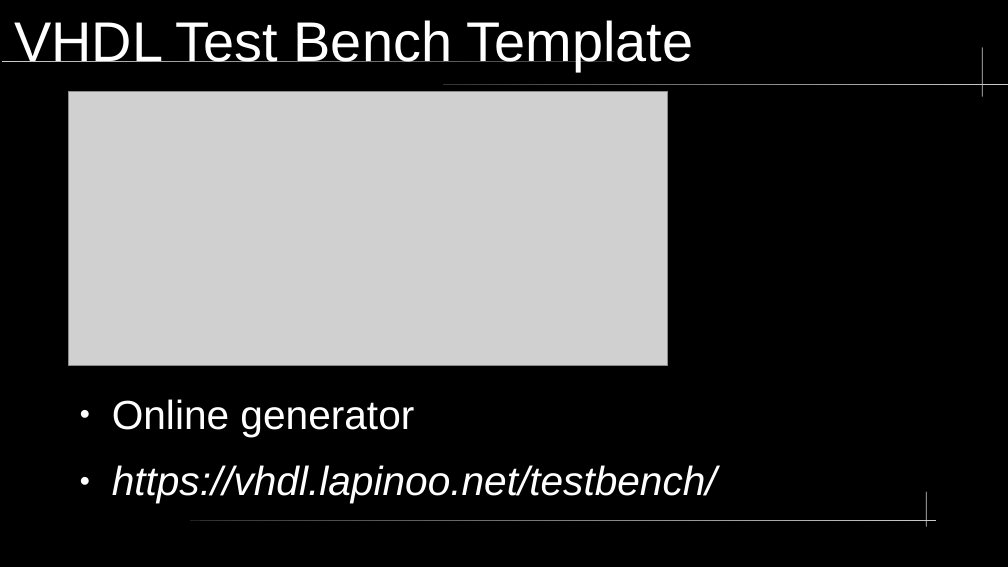
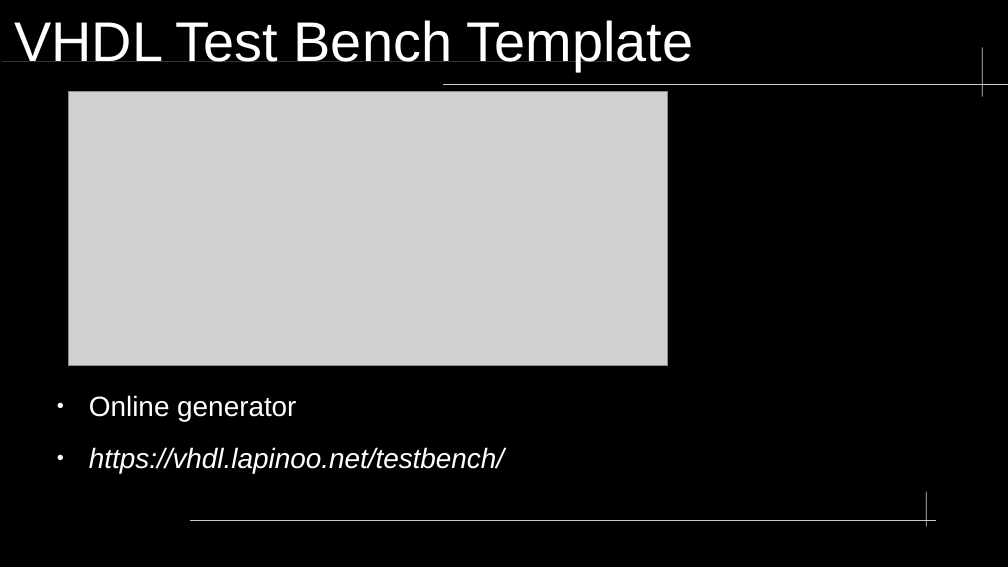
Before and after one commit to neiderm/retro_comp_fpga, a slide deck: slide 7 of docs/soc_t80_vga_tb.odp (slide 3 before the commit). Drawn at 1008x567 pixels with LibreOffice and Linux fonts; fonts in the diff are those of the drawing; grey boxes stand for pictures; background and template pictures are left out. Boxes give left, top, right and bottom in pixels: in the first picture for what was removed or moved away, otherwise in the second. Text is boxed around its words. In the diff, an @@ line names an element or a change of style, - is before the commit and + after.

```diff
--- a/docs/soc_t80_vga_tb.odp
+++ b/docs/soc_t80_vga_tb.odp
@@ text "Online generator": place and size @@
-text "Online generator" at bbox=[112, 399, 717, 503]
+text "Online generator" at bbox=[89, 395, 504, 473]
@@ text "Online generator" at bbox=[89, 395, 504, 473]: size 32 to 22 pt @@
```
Also in this commit, not shown: 3 other slides changed, 3 slides added, 5 slides removed, 5 other files.
